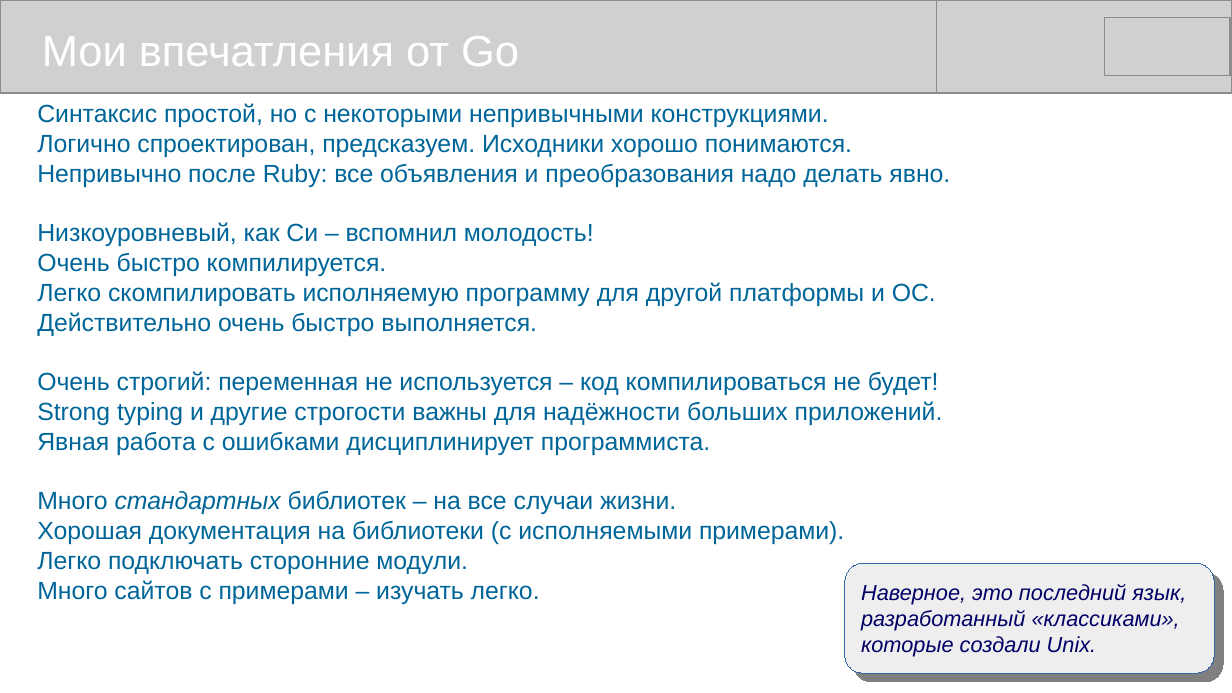
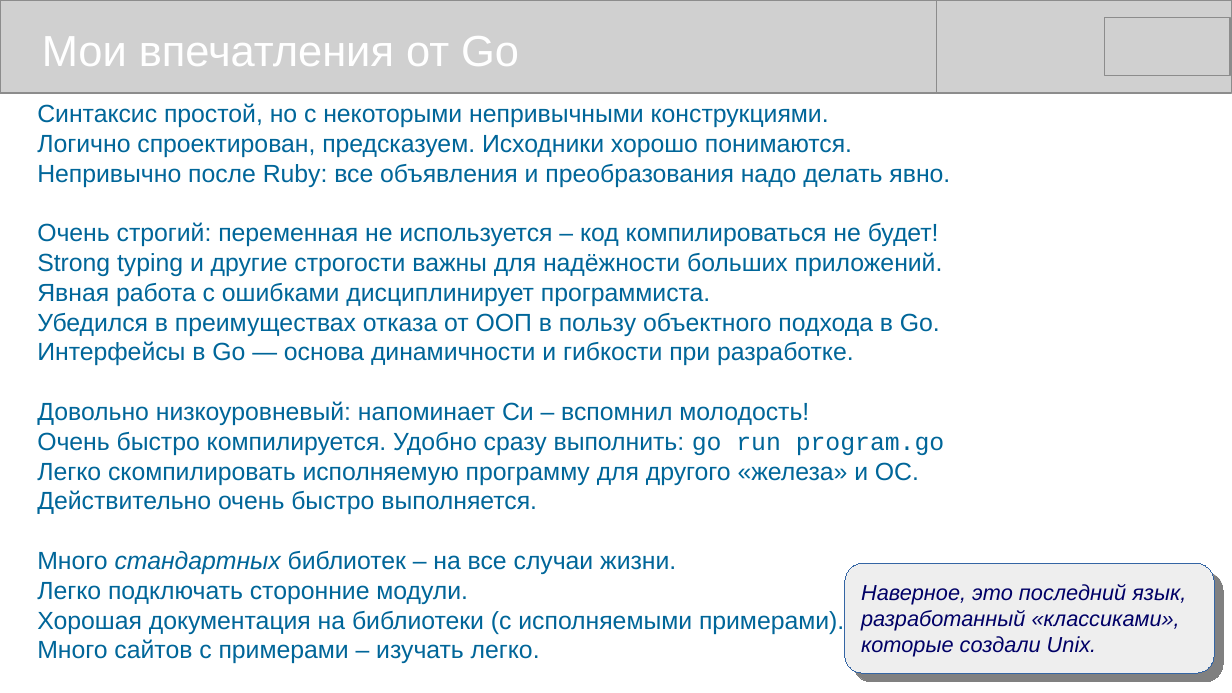
Before and after one commit to mike-shock/Go_language, a slide deck: slide 45 of Go_Review.odp (slide 44 before the commit). Drawn at 1232x693 pixels with LibreOffice and Linux fonts; fonts in the diff are those of the drawing; grey boxes stand for pictures. Boxes give left, top, right and bottom in pixels: in the first picture for what was removed or moved away, otherwise in the second. Text is boxed around its words. In the diff, an @@ line names an element or a change of style, - is before the commit and + after.

```diff
--- a/Go_Review.odp
+++ b/Go_Review.odp
@@ text at [37, 222, 936, 336]: paragraphs removed @@
-Низкоуровневый, как Си – вспомнил молодость!
-Очень быстро компилируется.
-Легко скомпилировать исполняемую программу для другой платформы и ОС.
-Действительно очень быстро выполняется.
@@ text at [37, 313, 945, 514]: paragraphs added @@
+Убедился в преимуществах отказа от ООП в пользу объектного подхода в Go.
+Интерфейсы в Go — основа динамичности и гибкости при разработке.
+Довольно низкоуровневый: напоминает Си – вспомнил молодость!
+Очень быстро компилируется. Удобно сразу выполнить: go run program.go
+Легко скомпилировать исполняемую программу для другого «железа» и ОС.
+Действительно очень быстро выполняется.
@@ text at [37, 552, 468, 574]: paragraph removed @@
-Легко подключать сторонние модули.
@@ text at [37, 582, 468, 604]: paragraph added @@
+Легко подключать сторонние модули.
```
Also in this commit, not shown: 12 other slides changed, 1 slide added, 1 other file.
